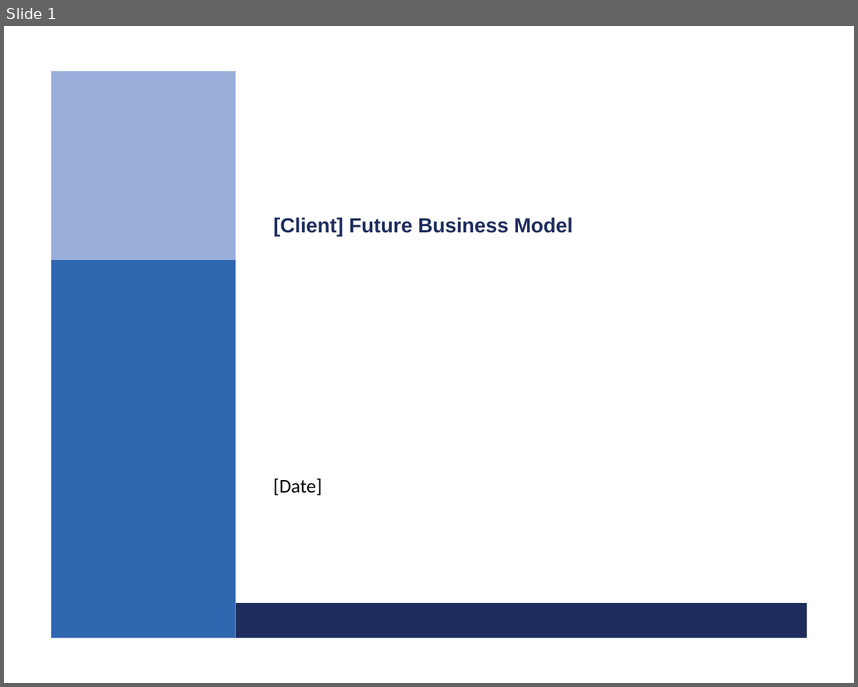
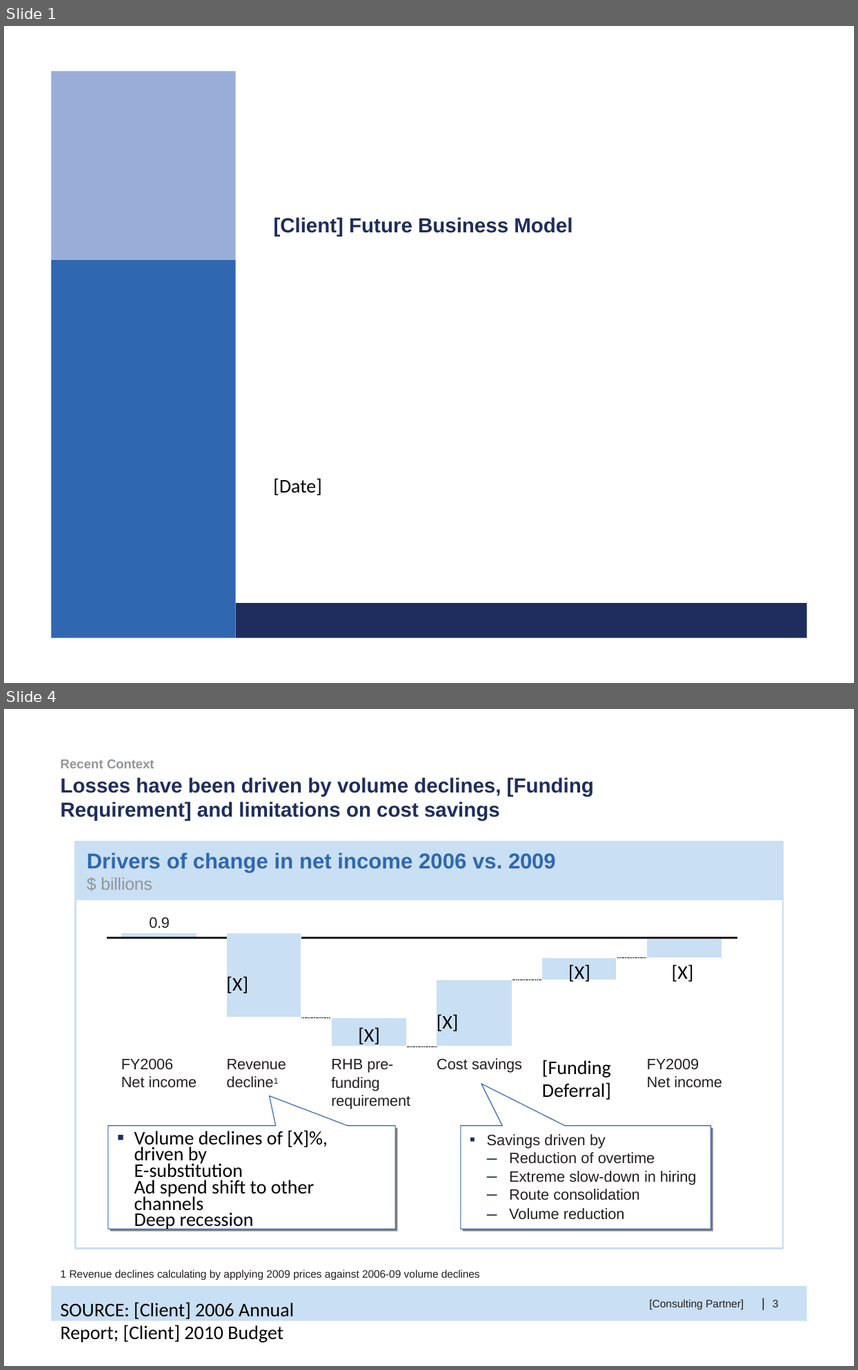
Before and after one commit to huytrnq/pptxsanitizer, a slide deck: data/Take-home_sanitized.pptx. Shown one above the other, each under a label of ours: slide 1 before the commit, slides 1 and 4 after it; the slides between them are not shown. The pictures are 858x687 and 858x1370 pixels, drawn with LibreOffice and Linux fonts; fonts in the diff are those of the drawing; background and template pictures are left out. Boxes give left, top, right and bottom in pixels: in the first picture for what was removed or moved away, otherwise in the second. Text is boxed around its words. In the diff, an @@ line names an element or a change of style, - is before the commit and + after.

```diff
--- a/data/Take-home_sanitized.pptx
+++ b/data/Take-home_sanitized.pptx
@@ slide 4 added at (x1=4, y1=709, x2=854, y2=1366), background #FFFFFF @@
@@ text added at (x1=61, y1=759, x2=154, y2=768), 12 pt, text #939598, bold @@
+Recent Context
@@ title added at (x1=61, y1=777, x2=594, y2=821), 19 pt, text #1E2D5D, bold @@
+Losses have been driven by volume declines, [Funding Requirement] and limitations on cost savings
@@ text added at (x1=87, y1=853, x2=555, y2=928), 20 pt, text #2F67B1, bold @@
+Drivers of change in net income 2006 vs. 2009
+$ billions
+0.9
@@ group added at (x1=76, y1=842, x2=784, y2=1046): 18 freeform shapes @@
@@ text added at (x1=226, y1=975, x2=248, y2=995), 18 pt, text #000000 @@
+[X]
@@ text added at (x1=568, y1=964, x2=590, y2=983), 18 pt, text #000000 @@
+[X]
@@ text added at (x1=672, y1=964, x2=694, y2=982), 18 pt, text #000000 @@
+[X]
@@ text added at (x1=437, y1=1014, x2=459, y2=1031), 18 pt, text #000000 @@
+[X]
@@ text added at (x1=358, y1=1027, x2=380, y2=1046), 18 pt, text #000000 @@
+[X]
@@ text added at (x1=121, y1=1058, x2=197, y2=1088), 14 pt, text #231F20 @@
+FY2006
+Net income
@@ text added at (x1=227, y1=1059, x2=286, y2=1070), 14 pt, text #231F20 @@
+Revenue decline1
@@ text added at (x1=331, y1=1059, x2=410, y2=1109), 14 pt, text #231F20 @@
+RHB pre- funding requirement
@@ text added at (x1=437, y1=1058, x2=522, y2=1073), 14 pt, text #231F20 @@
+Cost savings
@@ text added at (x1=542, y1=1060, x2=611, y2=1100), 18 pt, text #000000 @@
+[Funding Deferral]
@@ text added at (x1=647, y1=1059, x2=722, y2=1088), 14 pt, text #231F20 @@
+FY2009
+Net income
@@ group added at (x1=76, y1=842, x2=784, y2=1249): 4 freeform shapes @@
@@ freeform shape added at (x1=461, y1=1084, x2=711, y2=1229), fill #FFFFFF @@
@@ freeform shape added at (x1=461, y1=1084, x2=711, y2=1229), outline #2E67B2 0.75 pt @@
@@ freeform shape added at (x1=463, y1=1086, x2=713, y2=1231), fill #808080 @@
@@ text added at (x1=134, y1=1130, x2=328, y2=1231), 18 pt, text #000000 @@
+▪ Volume declines of [X]%, driven by
+  E-substitution
+  Ad spend shift to other channels
+  Deep recession
@@ text added at (x1=487, y1=1134, x2=697, y2=1220), 14 pt, text #231F20 @@
+▪ Savings driven by
+  – Reduction of overtime
+  – Extreme slow-down in hiring
+  – Route consolidation
+  – Volume reduction
@@ freeform shape added at (x1=51, y1=1287, x2=807, y2=1321), fill #C9DFF3 @@
@@ text added at (x1=61, y1=1269, x2=480, y2=1280), 10 pt, text #231F20 @@
+1 Revenue declines calculating by applying 2009 prices against 2006-09 volume declines
@@ text added at (x1=61, y1=1302, x2=294, y2=1342), 18 pt, text #000000 @@
+SOURCE: [Client] 2006 Annual Report; [Client] 2010 Budget
@@ text added at (x1=649, y1=1299, x2=744, y2=1310), 10 pt, text #231F20 @@
+[Consulting Partner]
@@ text added at (x1=760, y1=1293, x2=766, y2=1313), 12 pt, text #231F20 @@
+|
@@ text added at (x1=773, y1=1300, x2=779, y2=1307), 10 pt, text #231F20 @@
+3
```
Also in this commit, not shown: 1 slide changed, 1 other slide added, 11 other files.
